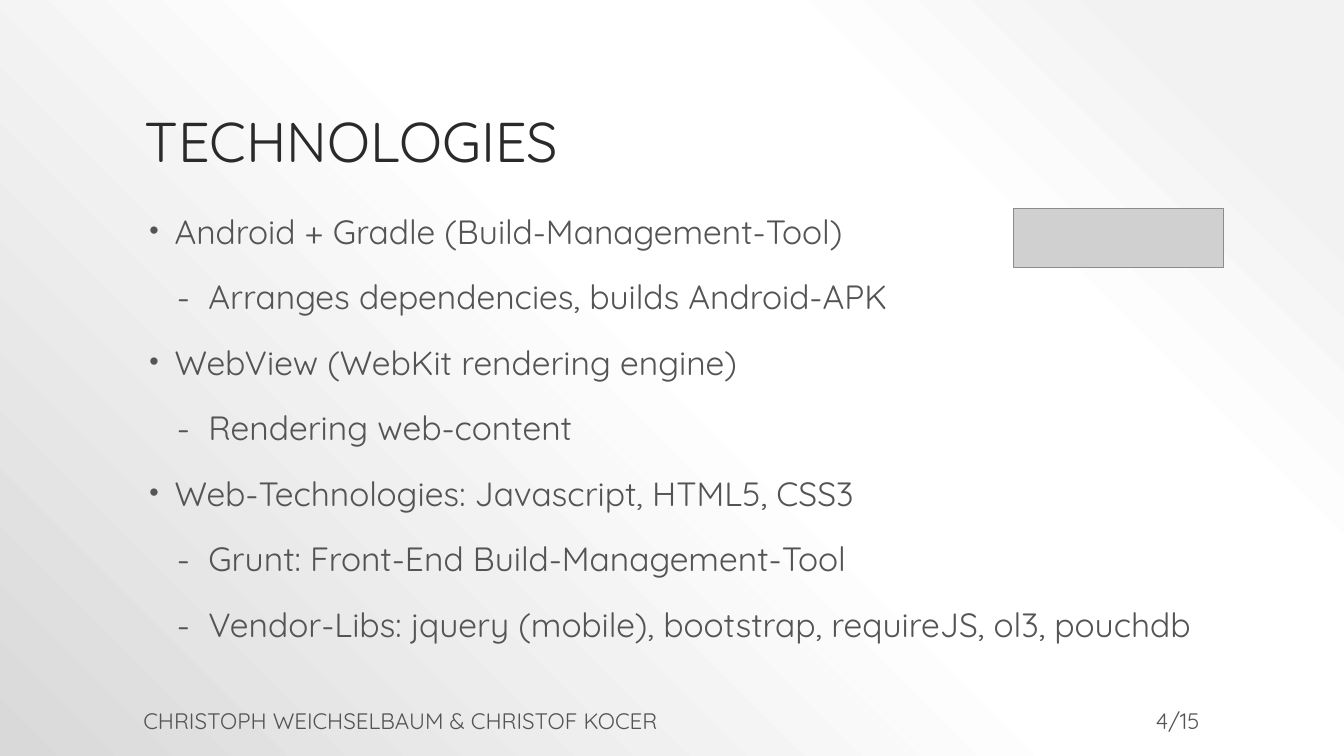
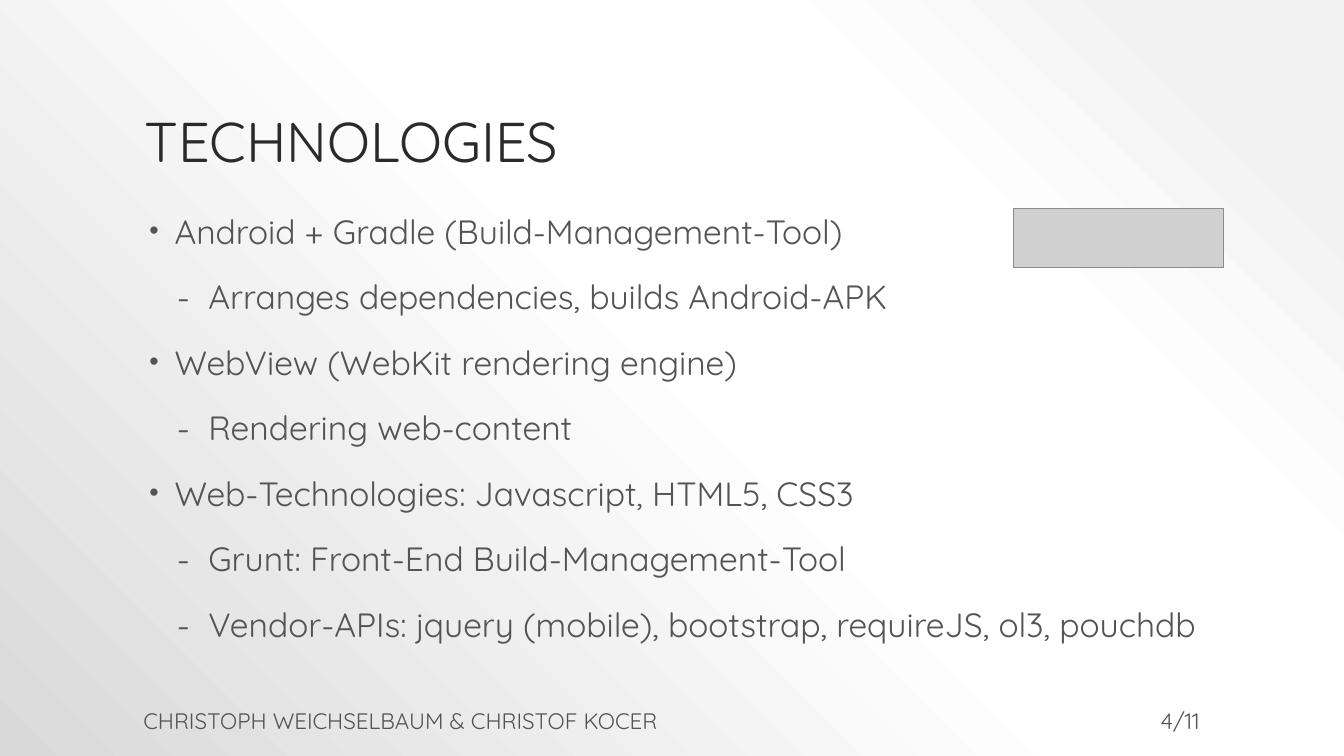
Before and after one commit to ChriWe/MobileGIS, a slide deck: slide 4 of docs/mobilegis_sighted.pptx. Drawn at 1344x756 pixels with LibreOffice and Linux fonts; fonts in the diff are those of the drawing; grey boxes stand for pictures. Boxes give left, top, right and bottom in pixels: in the first picture for what was removed or moved away, otherwise in the second. Text is boxed around its words. In the diff, an @@ line names an element or a change of style, - is before the commit and + after.

```diff
--- a/docs/mobilegis_sighted.pptx
+++ b/docs/mobilegis_sighted.pptx
@@ text at (208, 612, 1195, 644): text changed @@
-- Vendor-Libs: jquery (mobile), bootstrap, requireJS, ol3, pouchdb
+- Vendor-APIs: jquery (mobile), bootstrap, requireJS, ol3, pouchdb
@@ page number at (1161, 711, 1200, 732): text changed @@
-4/15
+4/11
```
Also in this commit, not shown: 7 other slides changed.
